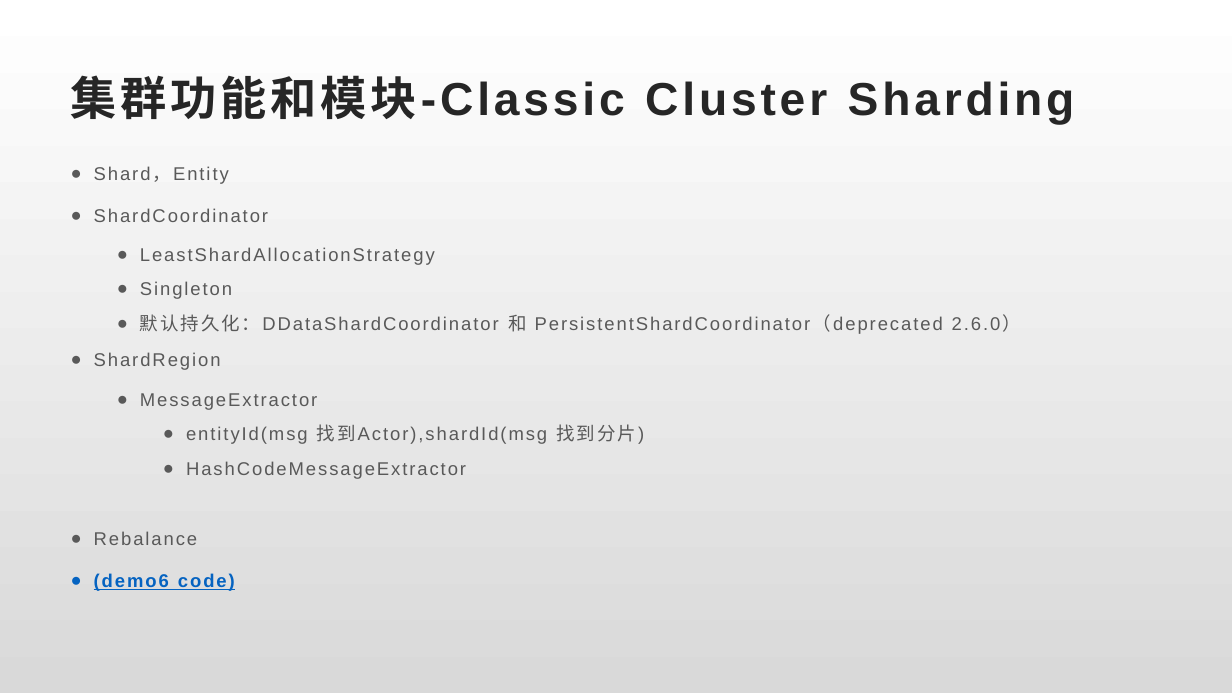
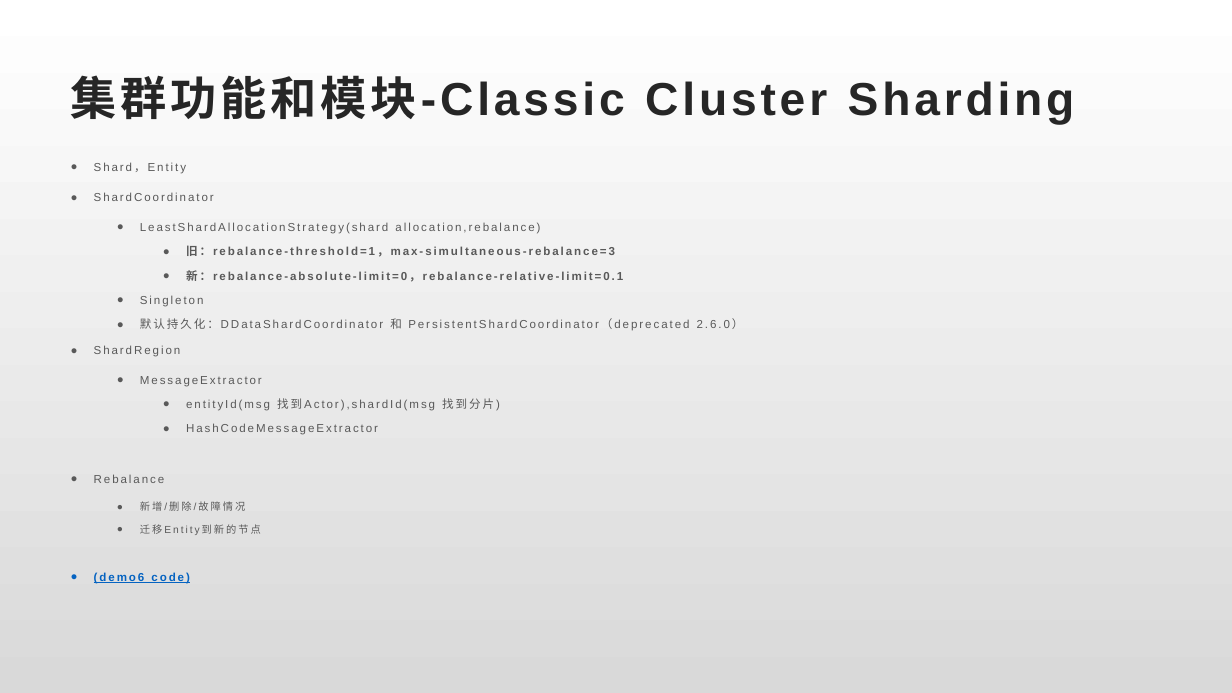
Before and after one commit to xiaozhiliaoo/my-slides, a slide deck: slide 16 of akka-classic-cluster.pptx. Drawn at 1232x693 pixels with LibreOffice and Linux fonts; fonts in the diff are those of the drawing. Boxes give left, top, right and bottom in pixels: in the first picture for what was removed or moved away, otherwise in the second. Text is boxed around its words. In the diff, an @@ line names an element or a change of style, - is before the commit and + after.

Commit message:
up

```diff
--- a/akka-classic-cluster.pptx
+++ b/akka-classic-cluster.pptx
@@ text at bbox=[94, 162, 730, 584]: size 14.4 to 9 pt in "Shard，Entity", "ShardCoordinator", "Singleton", "默认持久化：DDataShardCoordinator 和 PersistentShardCoordinator（dep ..." and 6 more places @@
@@ text at bbox=[186, 245, 624, 281]: text changed; size 14.4 to 9 pt; bold on @@
-  ● LeastShardAllocationStrategy
+  ● LeastShardAllocationStrategy(shard allocation,rebalance)
+    ● 旧：rebalance-threshold=1，max-simultaneous-rebalance=3
+    ● 新：rebalance-absolute-limit=0，rebalance-relative-limit=0.1
@@ text at bbox=[140, 501, 245, 534]: paragraphs added @@
+  ● 新增/删除/故障情况
+  ● 迁移Entity到新的节点
```
Also in this commit, not shown: 6 other slides changed, 1 slide added.
